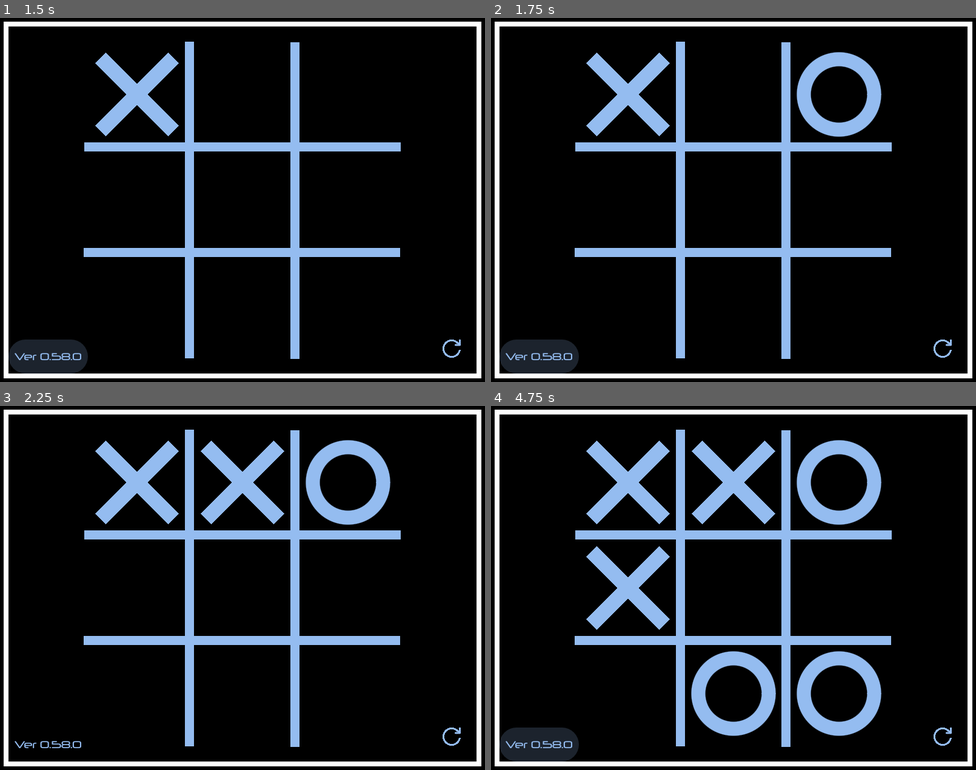
Above: before the commit, frames 1-4 (two rows, left to right).
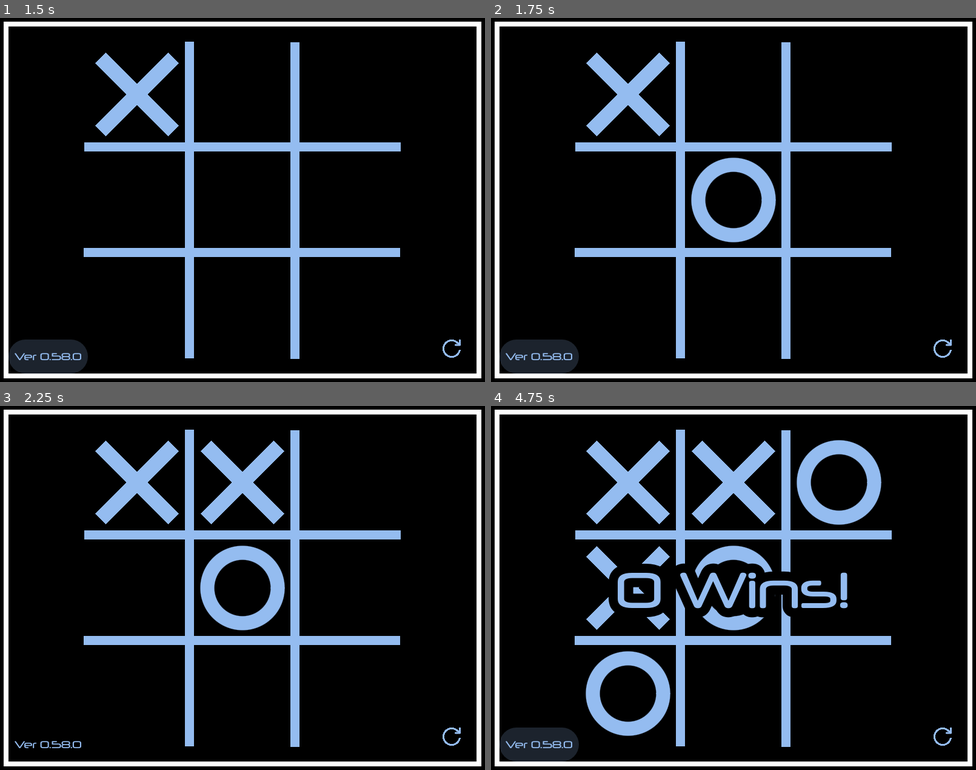
Above: after the commit, the same moments.

Repository: joshuafolkken/tic-tac-toe
Game: Godot game, scene res://scenes/main.tscn
Two runs of this game, one before a commit and one after it. Both use one fixed random seed, a clock stepped at 60 frames per second and the inputs below.
Inputs (mouse positions are in pixels of both pictures, inside the frame that each line leads up to):
- Up to frame 1 (1.5 s): click (135, 94) at 0.52 s; click "Ver 0.58.0" at 1.25 s
- Up to frame 2 (1.75 s): no input
- Up to frame 3 (2.25 s): click (242, 482) at 2.02 s
- Up to frame 4 (4.75 s): click "Ver 0.58.0" at 2.75 s; click (626, 588) at 3.52 s; click "Ver 0.58.0" at 4.25 s

Frame 1 is identical in both runs. In frame 2, 3.7% of the frame differs, in the area x 41-81%, y 9-62%; in frame 3, 3.7%; in frame 4, 8.9%, in the area x 19-81%, y 38-91%.

Commit message:
minimax #195

Diff:
--- a/project.godot
+++ b/project.godot
@@ -32,7 +32,7 @@
 
 [editor_plugins]
 
-enabled=PackedStringArray("res://addons/export_custom_manifest/plugin.cfg", "res://addons/gdUnit4/plugin.cfg", "res://addons/gut/plugin.cfg")
+enabled=PackedStringArray("res://addons/export_custom_manifest/plugin.cfg", "res://addons/gut/plugin.cfg", "res://addons/gdUnit4/plugin.cfg")
 
 [gdunit4]
 
--- a/src/game_manager.gd
+++ b/src/game_manager.gd
@@ -74,8 +74,8 @@
 
 
 func _handle_ai_move() -> void:
-	var ai_strategy := AIStrategy.RandomStrategy.new()
-	var ai_player := AIPlayer.new(get_tree(), _board, ai_strategy)
+	var ai_strategy := MinimaxStrategy.new(_board, _current_player)
+	var ai_player := AIPlayer.new(get_tree(), ai_strategy)
 
 	ai_player.moved.connect(_on_ai_player_moved)
 	await ai_player.move()
--- a/src/lib/ai_player.gd
+++ b/src/lib/ai_player.gd
@@ -5,32 +5,30 @@
 const MOVE_DELAY := 1.0
 
 var _scene_tree: SceneTree
-var _board: Board
 var _ai_strategy: AIStrategy
 
 
-func _init(scene_tree: SceneTree, board: Board, ai_strategy: AIStrategy) -> void:
+func _init(scene_tree: SceneTree, ai_strategy: AIStrategy) -> void:
 	_scene_tree = scene_tree
-	_board = board
 	_ai_strategy = ai_strategy
 
 
 func _get_best_move() -> BoardPosition:
-	var empty_positions := _board.get_empty_positions()
-
-	if empty_positions.is_empty():
-		push_error("No empty cells available.")
-		return BoardPosition.invalid
-
-	return _ai_strategy.choose_move(empty_positions)
+	return _ai_strategy.choose_move()
 
 
 func move() -> void:
 	var position := _get_best_move()
 
 	if position == BoardPosition.invalid:
-		push_error("No move available")
+		push_error("No move available: invalid position")
 		return
+
+	if position == null:
+		push_error("No move available: empty position")
+		return
+
+	print(position._row_index, position._col_index)
 
 	await _scene_tree.create_timer(MOVE_DELAY).timeout
 	moved.emit(position)
--- a/src/lib/ai_strategy.gd
+++ b/src/lib/ai_strategy.gd
@@ -1,7 +1,13 @@
 class_name AIStrategy
 
+var _board: Board
 
-func choose_move(_empty_positions: Array[BoardPosition]) -> BoardPosition:
+
+func _init(board: Board) -> void:
+	_board = board
+
+
+func choose_move() -> BoardPosition:
 	push_error("choose_move called on base AIStrategy class")
 	return BoardPosition.invalid
 
@@ -9,13 +15,11 @@
 class RandomStrategy:
 	extends AIStrategy
 
-	func choose_move(empty_positions: Array[BoardPosition]) -> BoardPosition:
+	func choose_move() -> BoardPosition:
+		var empty_positions := _board.get_empty_positions()
+
+		if empty_positions.is_empty():
+			push_error("No empty cells available.")
+			return BoardPosition.invalid
+
 		return empty_positions[randi() % empty_positions.size()]
-
-
-class MinimaxStrategy:
-	extends AIStrategy
-
-	func choose_move(_empty_positions: Array[BoardPosition]) -> BoardPosition:
-		push_error("Minimax strategy not implemented yet")
-		return BoardPosition.invalid
--- a/src/lib/board.gd
+++ b/src/lib/board.gd
@@ -1,6 +1,20 @@
 class_name Board
 
 var _elements: Dictionary = {}
+
+
+func show() -> void:
+	for x in BoardPosition.MAX_SIZE:
+		var line := ""
+
+		for y in BoardPosition.MAX_SIZE:
+			var position := BoardPosition.new(x, y)
+			var value := get_element(position)
+			var cell_icon: String = value.get_icon()
+
+			line += cell_icon
+
+		print(line)
 
 
 func add(board_position: BoardPosition, cell_status: CellStatus) -> void:
@@ -89,3 +103,13 @@
 				empty_positions.append(position)
 
 	return empty_positions
+
+
+func clone() -> Board:
+	var new_board := Board.new()
+
+	for position in BoardPosition.create_all_board_positions():
+		var cell_status := get_element(position)
+		new_board.add(position, cell_status)
+
+	return new_board
--- a/src/lib/cell_status.gd
+++ b/src/lib/cell_status.gd
@@ -57,3 +57,12 @@
 
 	push_error("Invalid game player: %s" % game_player)
 	return empty
+
+
+func get_icon() -> String:
+	if _state == State.X:
+		return "X"
+	if _state == State.O:
+		return "O"
+
+	return " "
--- a/src/lib/game_status.gd
+++ b/src/lib/game_status.gd
@@ -20,6 +20,18 @@
 	return _state == State.PLAYING
 
 
+func is_x_win() -> bool:
+	return _state == State.X_WIN
+
+
+func is_o_win() -> bool:
+	return _state == State.O_WIN
+
+
+func is_draw() -> bool:
+	return _state == State.DRAW
+
+
 func get_result_text() -> String:
 	match _state:
 		State.X_WIN:
@@ -30,3 +42,7 @@
 			return "Draw!"
 		_:
 			return "Playing!?"
+
+
+func get_value() -> State:
+	return _state
--- /dev/null
+++ b/src/lib/minimax_strategy.gd
@@ -0,0 +1,98 @@
+class_name MinimaxStrategy
+extends AIStrategy
+
+const MAX_DEPTH = 10
+const DEFAULT_SCORE = 10
+const MIN_SCORE = -999999
+
+var _current_player: GamePlayer
+
+
+func _init(board: Board, current_player: GamePlayer) -> void:
+	_current_player = current_player
+
+	super(board)
+
+
+func _get_score(depth: int, position: BoardPosition, player: GamePlayer) -> int:
+	var cell_status := CellStatus.from_game_player(player)
+	var board := _board.clone()
+
+	board.add(position, cell_status)
+
+	var game_status := board.get_game_status()
+
+	if game_status.is_playing():
+		if depth >= MAX_DEPTH:
+			return 0
+
+		var next_player := player.next()
+		var strategy := MinimaxStrategy.new(board, next_player)
+		var score := strategy.get_high_score(depth + 1, next_player)
+
+		return -score
+
+	if game_status.is_x_win():
+		return DEFAULT_SCORE if player.is_x() else DEFAULT_SCORE * -1
+
+	if game_status.is_o_win():
+		return DEFAULT_SCORE if player.is_o() else DEFAULT_SCORE * -1
+
+	if game_status.is_draw():
+		return 0
+
+	push_error("not match game_status:", game_status)
+	return 0
+
+
+func get_high_score(depth: int, player: GamePlayer) -> int:
+	var high_score := MIN_SCORE
+
+	var empty_positions := _board.get_empty_positions()
+
+	if empty_positions.is_empty():
+		push_error("No empty cells available.")
+		return 0
+
+	for position in empty_positions:
+		var score := _get_score(depth, position, player)
+
+		if score > high_score:
+			high_score = score
+
+	return high_score
+
+
+func choose_move() -> BoardPosition:
+	var current_player := _current_player
+	var high_score := MIN_SCORE
+	var best_position: BoardPosition = null
+
+	var empty_positions := _board.get_empty_positions()
+
+	if empty_positions.is_empty():
+		push_error("No empty cells available.")
+		return BoardPosition.invalid
+
+	for position in empty_positions:
+		var score := _get_score(0, position, current_player)
+
+		if score > high_score or best_position == null:
+			high_score = score
+			best_position = position
+
+			print(score, best_position)
+
+	return best_position
+
+	# _board.add(next_position, cell_status)
+
+	# var game_status = _board.get_game_status()
+
+	# match game_status.get_value():
+	# 	GameStatus.State.PLAYING:
+
+	# 現在のボード状態を保存する
+	# 空のポジションから一つをランダム選ぶ
+	# 勝敗をチェックする。勝ち 10, まけ -10, 引き分け 0、結果が出れば値を返す
+	# 勝敗が決まっていなければ、相手に変わってチェックする
